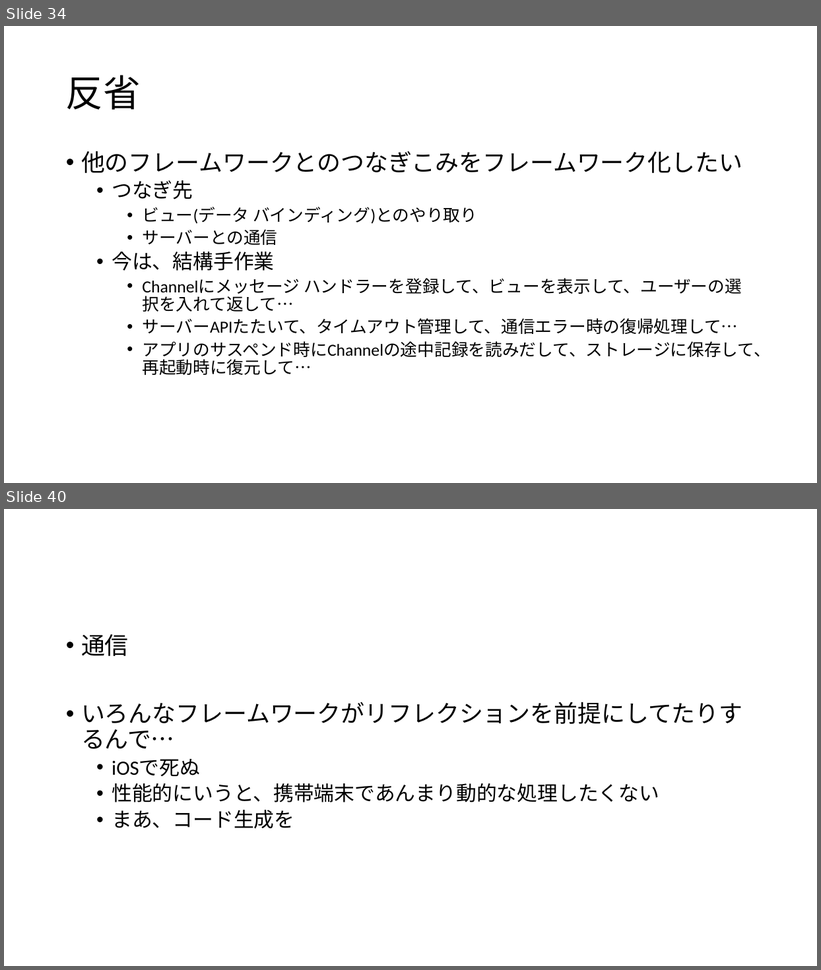
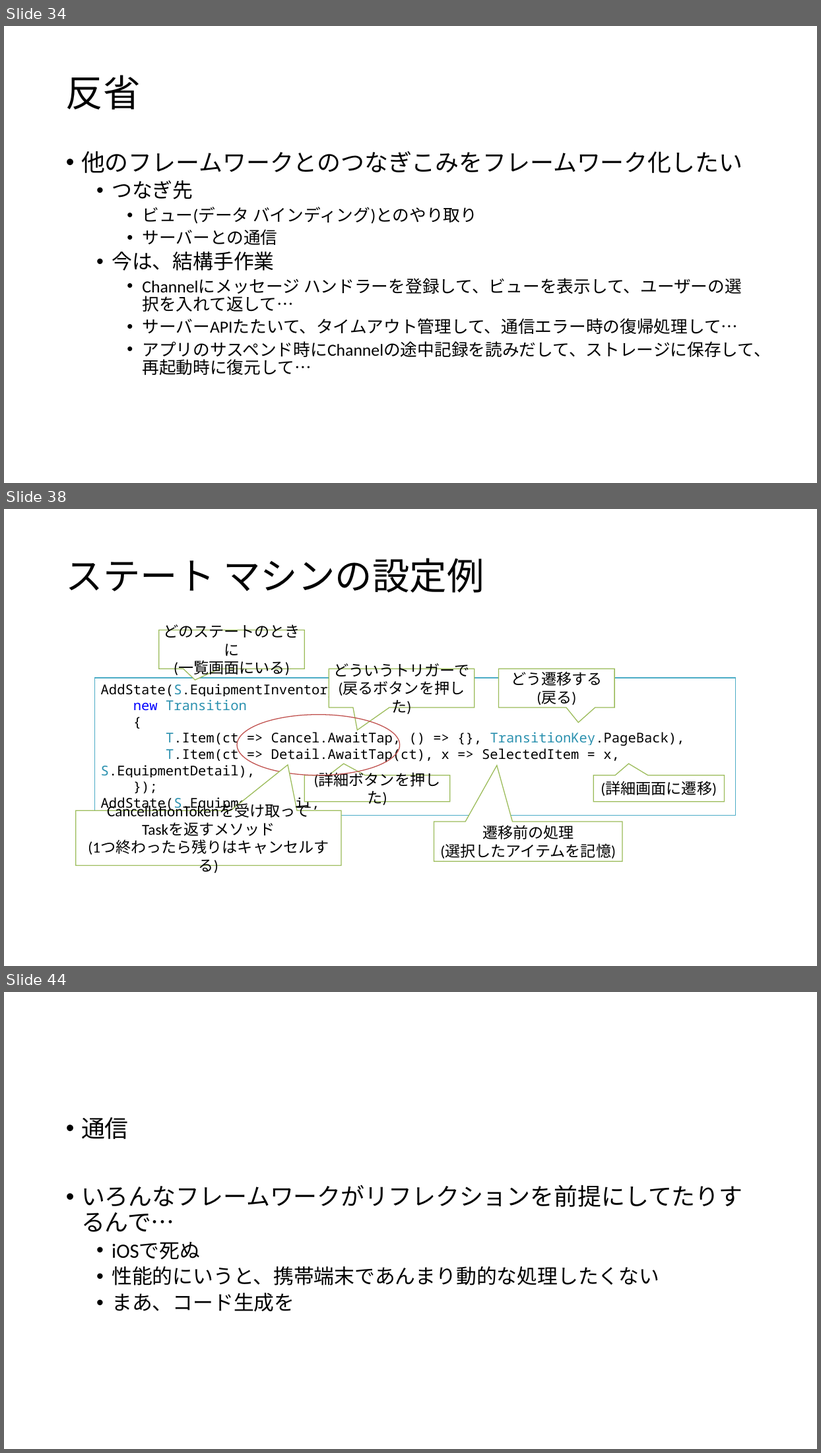
Before and after one commit to ppcuni/UnityCsharp20150321, a slide deck: doc/自社フレームワーク.pptx. Shown one above the other, each under a label of ours: slides 34 and 40 before the commit, slides 34, 38 and 44 after it; the slides between them are not shown. The pictures are 821x970 and 821x1453 pixels, drawn with LibreOffice and Linux fonts; fonts in the diff are those of the drawing. Boxes give left, top, right and bottom in pixels: in the first picture for what was removed or moved away, otherwise in the second. Text is boxed around its words. In the diff, an @@ line names an element or a change of style, - is before the commit and + after.

```diff
--- a/doc/自社フレームワーク.pptx
+++ b/doc/自社フレームワーク.pptx
@@ slide 38 added at [4,509,817,966], background #FFFFFF @@
@@ title added at [66,558,484,593], 44 pt, text #000000 @@
+ステート マシンの設定例
@@ speech box added at [159,630,305,669], fill #FFFFFF, outline #9BBB59 1 pt, 18 pt, text #000000 @@
+どのステートのときに
+(一覧画面にいる)
@@ rectangle added at [95,678,736,816], fill #FFFFFF, outline #4BACC6 1 pt, 16 pt, text #000000 @@
+AddState(S.EquipmentInventory,
+new Transition
+{
+T.Item(ct => Cancel.AwaitTap, () => {}, TransitionKey.PageBack),
+T.Item(ct => Detail.AwaitTap(ct), x => SelectedItem = x, S.EquipmentDetail),
+});
+AddState(S.EquipmentDetail,
+…
@@ speech box added at [329,669,475,708], fill #FFFFFF, outline #9BBB59 1 pt, 18 pt, text #000000 @@
+どういうトリガーで
+(戻るボタンを押した)
@@ speech box added at [499,669,614,708], fill #FFFFFF, outline #9BBB59 1 pt, 18 pt, text #000000 @@
+どう遷移する
+(戻る)
@@ ellipse added at [237,714,400,776], outline #C0504D 1 pt @@
@@ speech box added at [305,776,451,802], fill #FFFFFF, outline #9BBB59 1 pt, 18 pt, text #000000 @@
+(詳細ボタンを押した)
@@ speech box added at [594,776,725,802], fill #FFFFFF, outline #9BBB59 1 pt, 18 pt, text #000000 @@
+(詳細画面に遷移)
@@ speech box added at [76,811,341,866], fill #FFFFFF, outline #9BBB59 1 pt, 18 pt, text #000000 @@
+CancellationTokenを受け取って
+Taskを返すメソッド
+(1つ終わったら残りはキャンセルする)
@@ speech box added at [434,822,622,861], fill #FFFFFF, outline #9BBB59 1 pt, 18 pt, text #000000 @@
+遷移前の処理
+(選択したアイテムを記憶)
@@ what was slide 40 is now slide 44 @@
```
Also in this commit, not shown: 4 slides changed, 5 other slides added, 2 slides removed.
